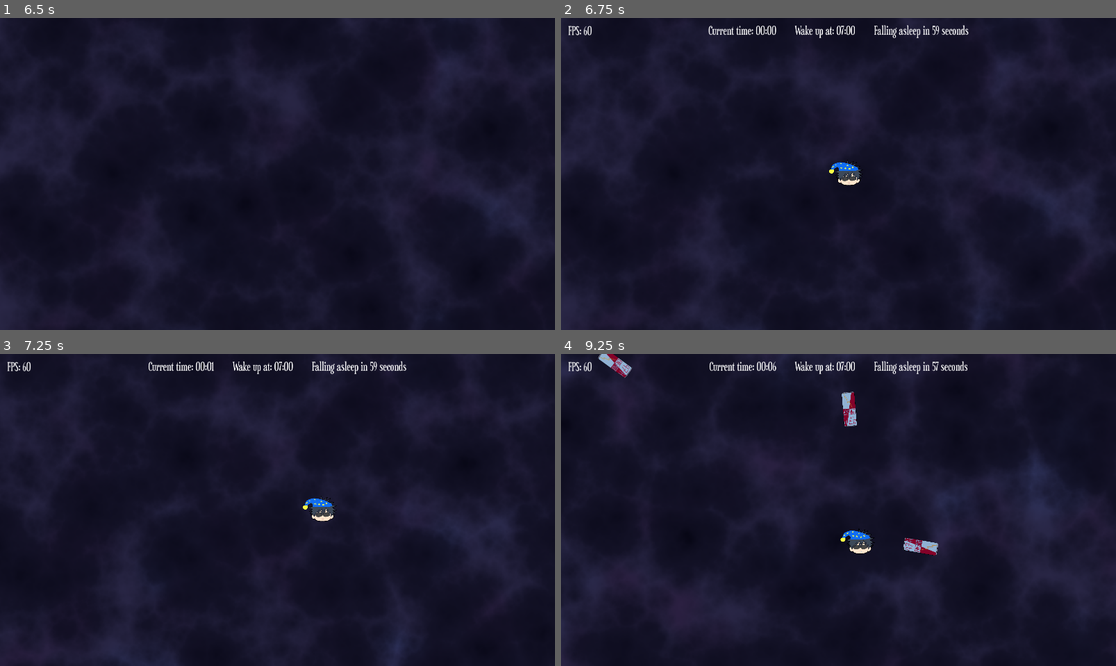
Above: before the commit, frames 1-4 (two rows, left to right).
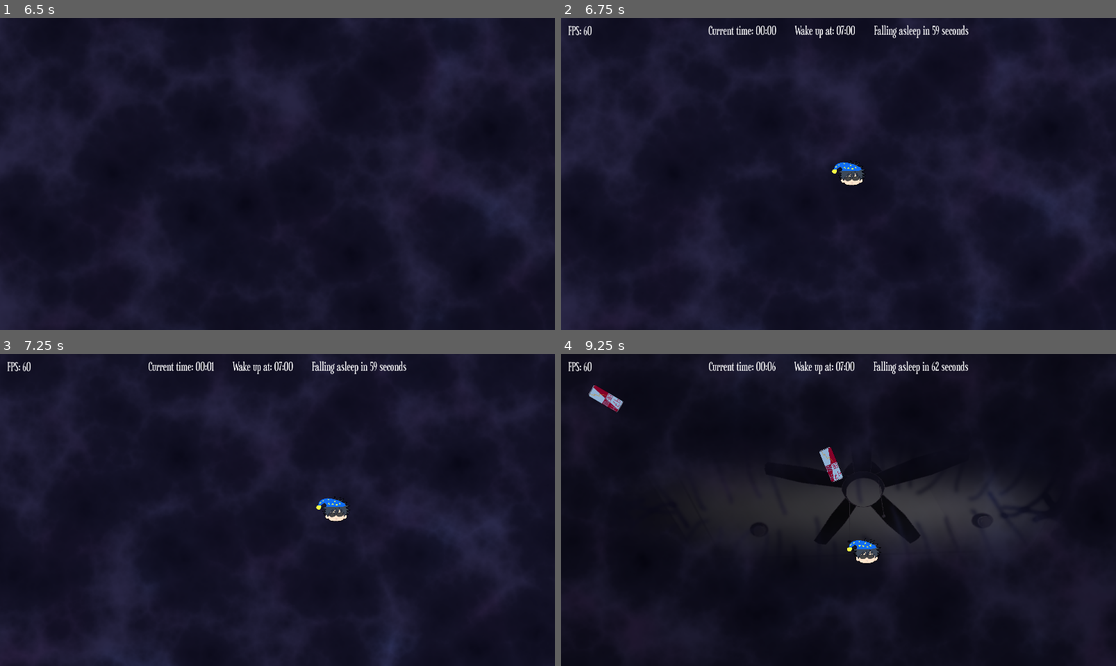
Above: after the commit, the same moments.

Repository: PatrikS24/GMTK26
Game: Godot game, scene res://state/main_state.tscn
Same seed, same stepped clock (60 frames per second), same inputs: the game is played once before the commit and once after it.
Inputs:
- Up to frame 1 (6.5 s): click "Start Game" at 0.5 s; hold Right (ui_right) 1.28-2.03 s; hold Down (ui_down) 2.03-2.78 s; tap Enter at 2.75 s; hold Right (ui_right) 2.78-3.53 s; tap Space at 3.5 s; hold Up (ui_up) 3.53-4.28 s; hold Left (ui_left) 4.28-5.78 s; hold Down (ui_down) from 5.78 s (still down)
- Up to frame 2 (6.75 s): release Down (ui_down) at 6.53 s; hold Right (ui_right) from 6.53 s (still down)
- Up to frame 3 (7.25 s): keep holding Right (ui_right)
- Up to frame 4 (9.25 s): release Right (ui_right) at 7.28 s; hold Up (ui_up) 7.28-8.03 s; hold Right (ui_right) 8.03-8.78 s; hold Down (ui_down) from 8.78 s (still down)

Frame 1 is identical in both runs. In frame 2, 0.2% of the frame differs, in the area x 48-55%, y 45-54%; in frame 3, 0.4%; in frame 4, 18%, in the area x 0-100%, y 0-100%.

Commit message:
clock sprite

Diff:
--- a/attacks/attack_manager.gd
+++ b/attacks/attack_manager.gd
@@ -54,9 +54,12 @@
 	var x_pos = player.global_position.x + distance_from_player * dir_sign
 	var positions: Array[Vector2] = []
 	var bottom_y = player.global_position.y + height / 2.0
-	var height_diff = height / float(num_of_points)
+	var spacing = height / float(num_of_points - 1)
 	for i in range(num_of_points):
-		positions.append(Vector2(x_pos, bottom_y - height_diff * i))
+		positions.append(Vector2(
+			x_pos,
+			bottom_y - spacing * i
+		))
 	return positions
 
 func get_positions_on_x_axis(num_of_points: int, width: int, up: bool, distance_from_player: int = spawn_circle_radius) -> Array[Vector2]:
--- a/attacks/wave_attack.gd
+++ b/attacks/wave_attack.gd
@@ -3,7 +3,7 @@
 
 func spawn_weapons():
 	var left = bool(randi()%2)
-	var positions = manager.get_positions_on_y_axis(weapons_per_attack, 1500, left, 1000)
+	var positions = manager.get_positions_on_y_axis(weapons_per_attack, 2000, left, 1000)
 	for pos in positions:
 		var weapon = _create_weapon() as WaveWeapon
 		weapon.global_position = pos
--- a/attacks/wave_attack.tscn
+++ b/attacks/wave_attack.tscn
@@ -7,4 +7,3 @@
 [node name="WaveAttack" unique_id=1820580231 instance=ExtResource("1_m2813")]
 script = ExtResource("2_3uax7")
 weapon_type = ExtResource("3_3uax7")
-weapons_per_attack = 3
--- a/attacks/weapons/base_weapon.gd
+++ b/attacks/weapons/base_weapon.gd
@@ -7,6 +7,7 @@
 var fast_mode_speed: float = speed * 1.5
 
 func _ready() -> void:
+	speed *= 1.3
 	MainState.destroyWeapons.connect(destroy)
 
 func _physics_process(delta: float) -> void:
--- a/attacks/weapons/laser_weapon.tscn
+++ b/attacks/weapons/laser_weapon.tscn
@@ -3,7 +3,7 @@
 [ext_resource type="PackedScene" uid="uid://dmyyllapefm3q" path="res://attacks/weapons/base_weapon.tscn" id="1_67apd"]
 
 [sub_resource type="RectangleShape2D" id="RectangleShape2D_h2hho"]
-size = Vector2(20, 6000)
+size = Vector2(20, 10000)
 
 [sub_resource type="Gradient" id="Gradient_0g75q"]
 offsets = PackedFloat32Array(0, 0.5151515, 1)
@@ -12,7 +12,7 @@
 [sub_resource type="GradientTexture2D" id="GradientTexture2D_h2hho"]
 gradient = SubResource("Gradient_0g75q")
 width = 32
-height = 6000
+height = 10000
 
 [node name="LaserWeapon" unique_id=1300584643 instance=ExtResource("1_67apd")]
 
--- a/attacks/weapons/wave_weapon.gd
+++ b/attacks/weapons/wave_weapon.gd
@@ -16,16 +16,21 @@
 func _physics_process(delta):
 	if attacking:
 		time += delta
-
 		var forward = direction * speed * time
 		var sideways = direction.orthogonal() * sin(time * frequency + phase) * amplitude
+		global_position = start_pos + forward + sideways
 
-		global_position = start_pos + forward + sideways
 		var dt = 0.01
 		var next_time = time + dt
 		var next_pos = start_pos + direction * speed * next_time + direction.orthogonal() * sin(next_time * frequency + phase) * amplitude
 
-		look_at(next_pos)
+		var to_next = next_pos - global_position
+		if direction.x < 0:
+			scale.x = -1
+			rotation = (-to_next).angle()
+		else:
+			scale.x = 1
+			rotation = to_next.angle()
 
 
 func init_wave(left: bool, start_position: Vector2, offset: float):
@@ -37,7 +42,7 @@
 	var dir = Vector2.LEFT if left else Vector2.RIGHT
 	for i in range(num_of_children):
 		var new_weapon := scene.instantiate() as WaveWeapon
-		new_weapon.global_position = start_pos + dir * 150 * (1+i)
+		new_weapon.global_position = start_pos + dir * 210 * (1+i)
 		get_tree().root.add_child(new_weapon)
 
 		new_weapon.init_wave(left, new_weapon.global_position, -(i + 1) * phase_offset)
--- a/attacks/weapons/wave_weapon.tscn
+++ b/attacks/weapons/wave_weapon.tscn
@@ -2,9 +2,10 @@
 
 [ext_resource type="PackedScene" uid="uid://dmyyllapefm3q" path="res://attacks/weapons/base_weapon.tscn" id="1_vv8rt"]
 [ext_resource type="Script" uid="uid://bstxjrd1wup1x" path="res://attacks/weapons/wave_weapon.gd" id="2_qk3im"]
+[ext_resource type="Texture2D" uid="uid://bapkqn66y58se" path="res://assets/sprites/clock.png" id="3_qk3im"]
 
 [sub_resource type="RectangleShape2D" id="RectangleShape2D_kkwr8"]
-size = Vector2(29.72129, 28.76608)
+size = Vector2(57.525078, 60.408768)
 
 [node name="WaveWeapon" unique_id=1300584643 instance=ExtResource("1_vv8rt")]
 script = ExtResource("2_qk3im")
@@ -12,9 +13,10 @@
 damage = 2.0
 
 [node name="CollisionShape2D" parent="." index="0" unique_id=1645104309]
-position = Vector2(0.47937658, 0)
+position = Vector2(-4.0002223e-07, -2.3971748)
 shape = SubResource("RectangleShape2D_kkwr8")
 
 [node name="Sprite2D" parent="." index="1" unique_id=1983737595]
-position = Vector2(0, 9.536743e-07)
-scale = Vector2(0.47937563, 0.4794347)
+position = Vector2(0, -7.6709547)
+scale = Vector2(0.109, 0.109)
+texture = ExtResource("3_qk3im")
--- a/player/player_controller.gd
+++ b/player/player_controller.gd
@@ -1,7 +1,7 @@
 class_name Player extends CharacterBody2D
 
 @export var acceleration: float = 0.15
-@export var top_speed: float = 400.0
+@export var top_speed: float = 400.0 * 1.3
 var current_velocity: Vector2 = Vector2(0.0, 0.0)
 
 @onready var countdown: Countdown = $Countdown
Binary file added: assets/sprites/clock.png
Not shown, added: assets/sprites/clock.png.import
